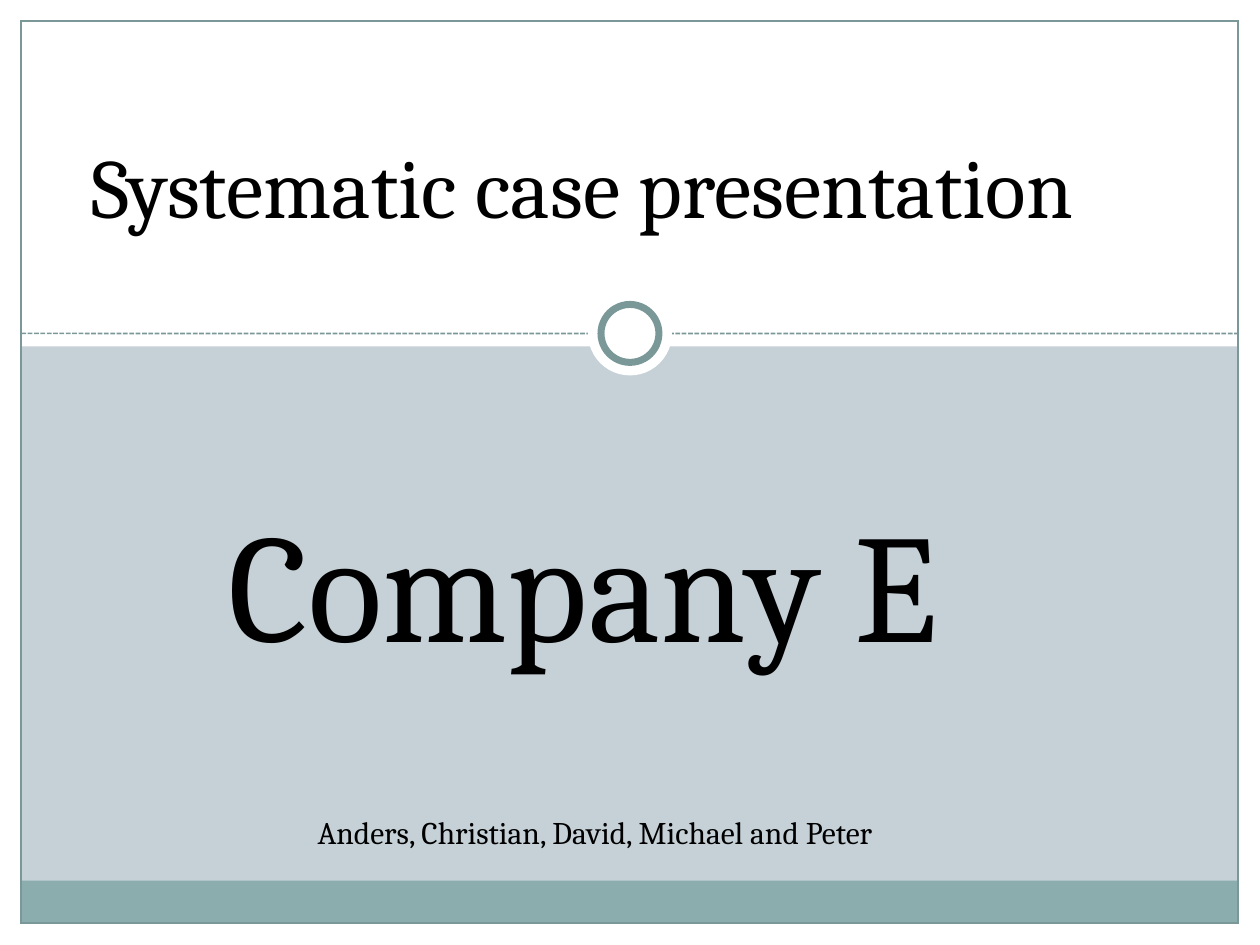
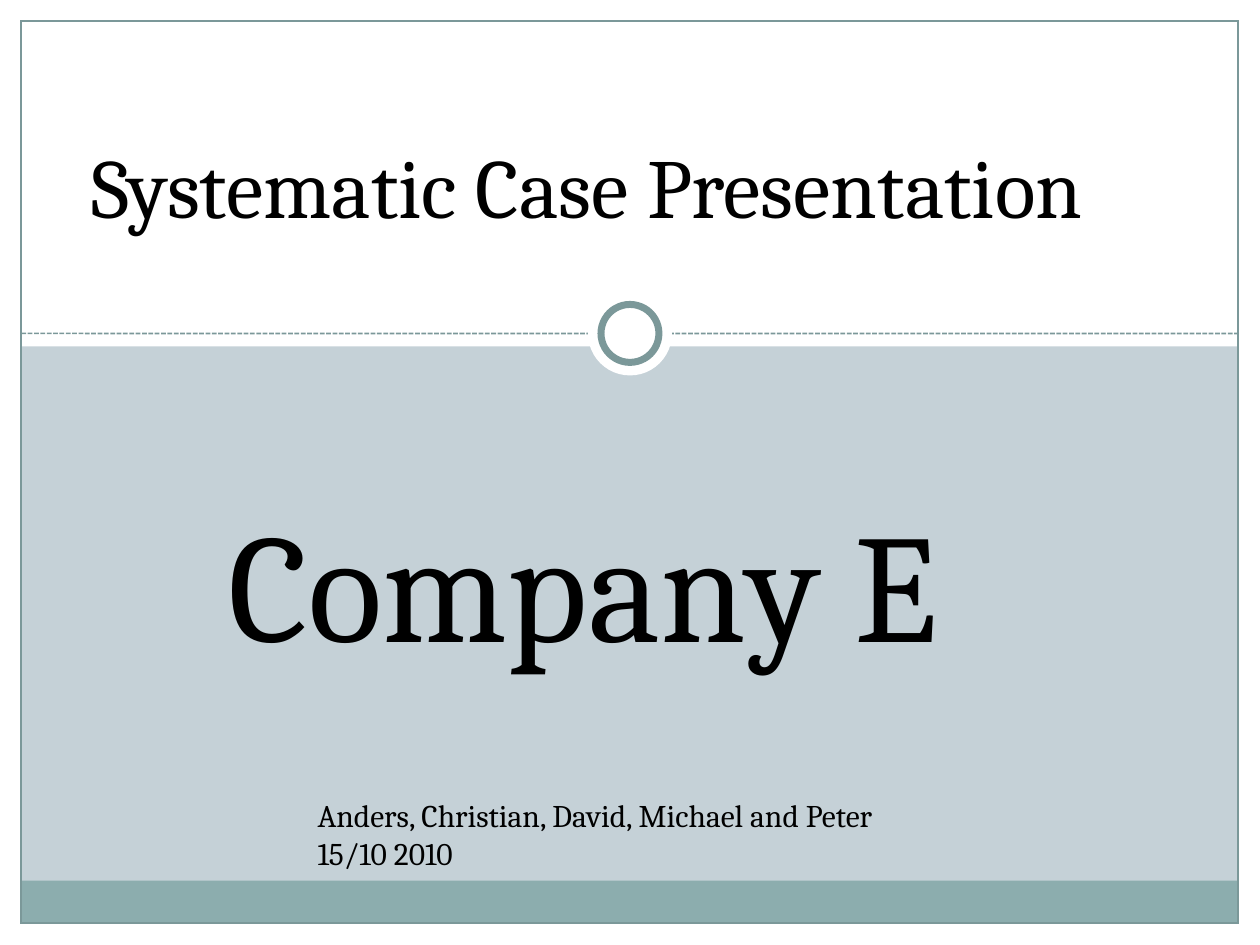
Before and after one commit to dichaelen/tisyee2010, a slide deck: slide 1 of PowerPoint/Systematic Case.pptx. Drawn at 1260x945 pixels with LibreOffice and Linux fonts; fonts in the diff are those of the drawing. Boxes give left, top, right and bottom in pixels: in the first picture for what was removed or moved away, otherwise in the second. Text is boxed around its words. In the diff, an @@ line names an element or a change of style, - is before the commit and + after.

```diff
--- a/PowerPoint/Systematic Case.pptx
+++ b/PowerPoint/Systematic Case.pptx
@@ text at [91,161,1082,236]: text changed @@
-Systematic case presentation
+Systematic Case Presentation
@@ text "Anders, Christian, David, Michael and ...": place and size @@
-text "Anders, Christian, David, Michael and ..." at [318,822,872,848]
+text "Anders, Christian, David, Michael and ..." at [318,805,872,869]
@@ text at [318,843,453,869]: paragraph added @@
+15/10 2010
```
Also in this commit, not shown: 2 other slides changed, 2 other files.
